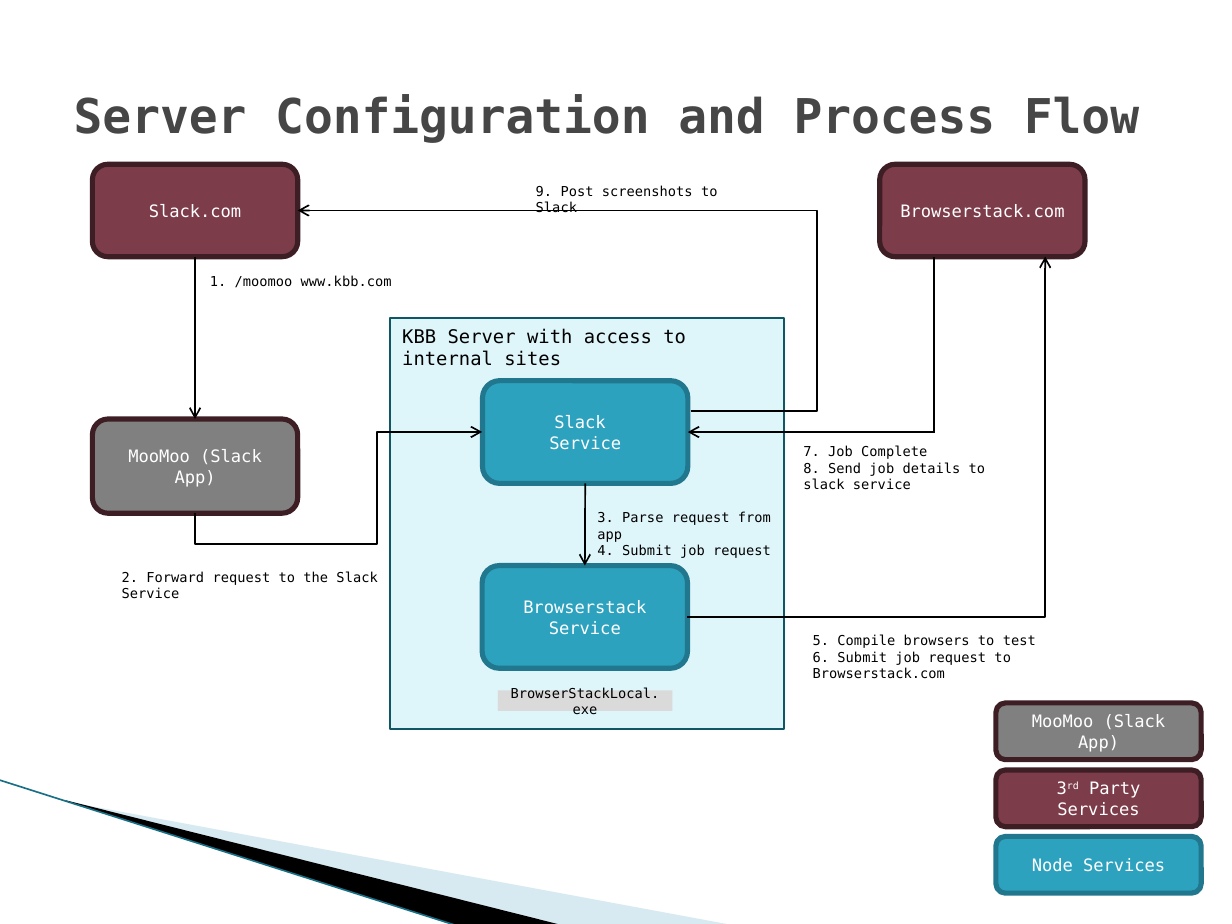
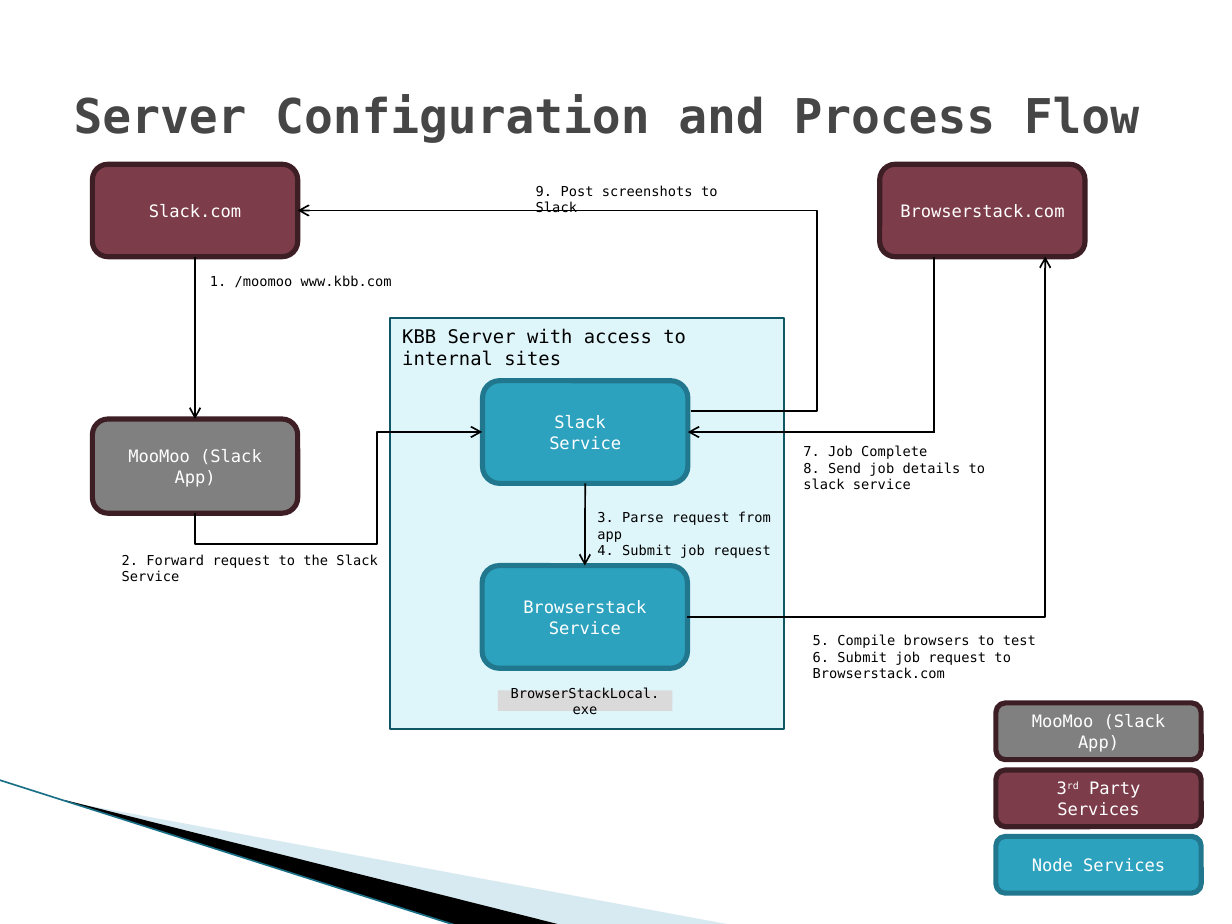
Before and after one commit to kymwei/ScreenShotAPI, a slide deck: slide 2 of Slack UI Screenshot App.pptx. Drawn at 1232x924 pixels with LibreOffice and Linux fonts; fonts in the diff are those of the drawing; background and template pictures are left out. Boxes give left, top, right and bottom in pixels: in the first picture for what was removed or moved away, otherwise in the second. Text is boxed around its words. In the diff, an @@ line names an element or a change of style, - is before the commit and + after.

Commit message:
minor changes to ppt

```diff
--- a/Slack UI Screenshot App.pptx
+++ b/Slack UI Screenshot App.pptx
@@ text "2. Forward request to the ...": place and size @@
-text "2. Forward request to the ..." at [122, 571, 377, 599]
+text "2. Forward request to the ..." at [122, 554, 377, 582]
```
